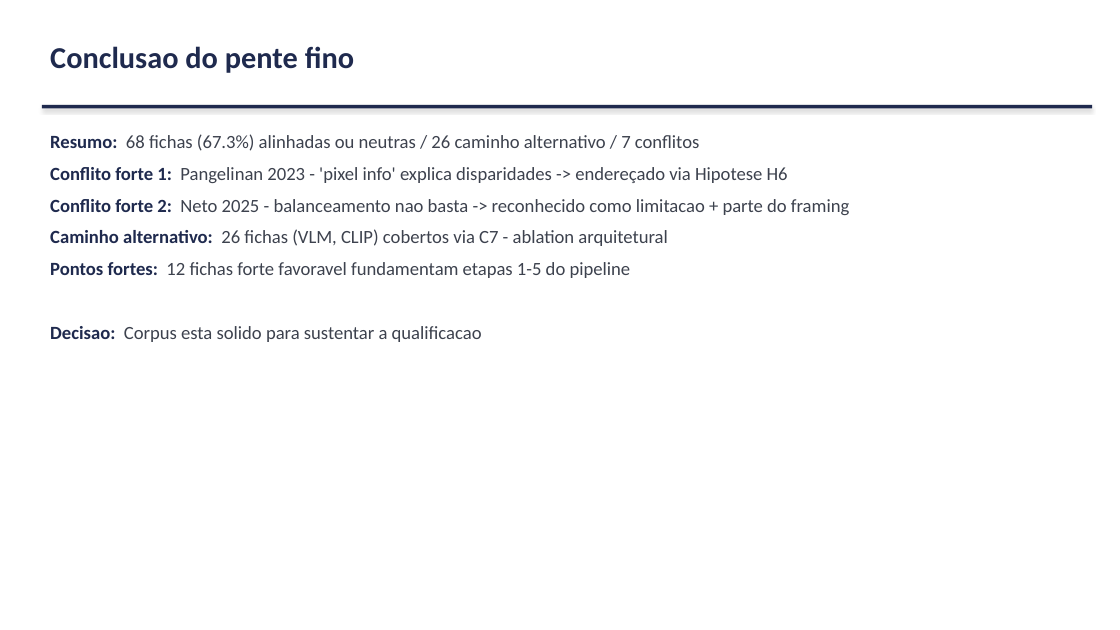
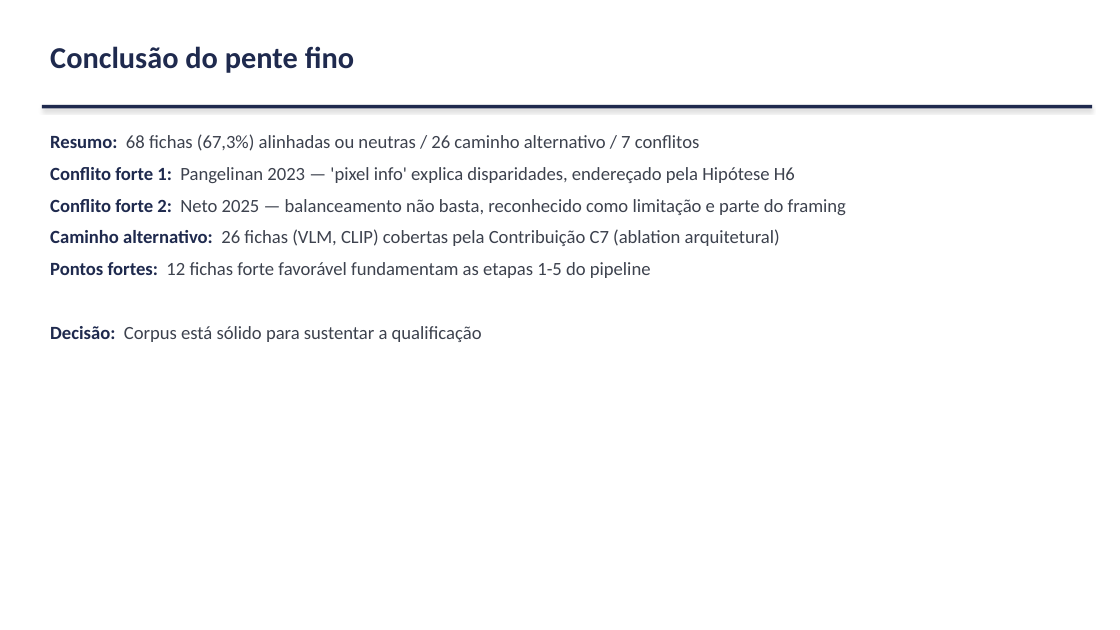
Before and after one commit to marcellozzetti/Facial-Recognition-Models-Mitigating-Bias, a slide deck: slide 10 of docs/ativo/material_reuniao_orientador_2026-06-15.pptx. Drawn at 1120x630 pixels with LibreOffice and Linux fonts; fonts in the diff are those of the drawing. Boxes give left, top, right and bottom in pixels: in the first picture for what was removed or moved away, otherwise in the second. Text is boxed around its words. In the diff, an @@ line names an element or a change of style, - is before the commit and + after.

```diff
--- a/docs/ativo/material_reuniao_orientador_2026-06-15.pptx
+++ b/docs/ativo/material_reuniao_orientador_2026-06-15.pptx
@@ text at bbox=[50, 46, 354, 73]: text changed @@
-Conclusao do pente fino
+Conclusão do pente fino
@@ text at bbox=[50, 134, 846, 342]: text changed @@
-Resumo: 68 fichas (67.3%) alinhadas ou neutras / 26 caminho alternativo / 7 conflitos
-Conflito forte 1: Pangelinan 2023 - 'pixel info' explica disparidades -> endereçado via Hipotese H6
-Conflito forte 2: Neto 2025 - balanceamento nao basta -> reconhecido como limitacao + parte do framing
-Caminho alternativo: 26 fichas (VLM, CLIP) cobertos via C7 - ablation arquitetural
-Pontos fortes: 12 fichas forte favoravel fundamentam etapas 1-5 do pipeline
-Decisao: Corpus esta solido para sustentar a qualificacao
+Resumo: 68 fichas (67,3%) alinhadas ou neutras / 26 caminho alternativo / 7 conflitos
+Conflito forte 1: Pangelinan 2023 — 'pixel info' explica disparidades, endereçado pela Hipótese H6
+Conflito forte 2: Neto 2025 — balanceamento não basta, reconhecido como limitação e parte do framing
+Caminho alternativo: 26 fichas (VLM, CLIP) cobertas pela Contribuição C7 (ablation arquitetural)
+Pontos fortes: 12 fichas forte favorável fundamentam as etapas 1-5 do pipeline
+Decisão: Corpus está sólido para sustentar a qualificação
```
Also in this commit, not shown: 21 other slides changed, 1 slide added, 2 slides removed, 1 other file.
